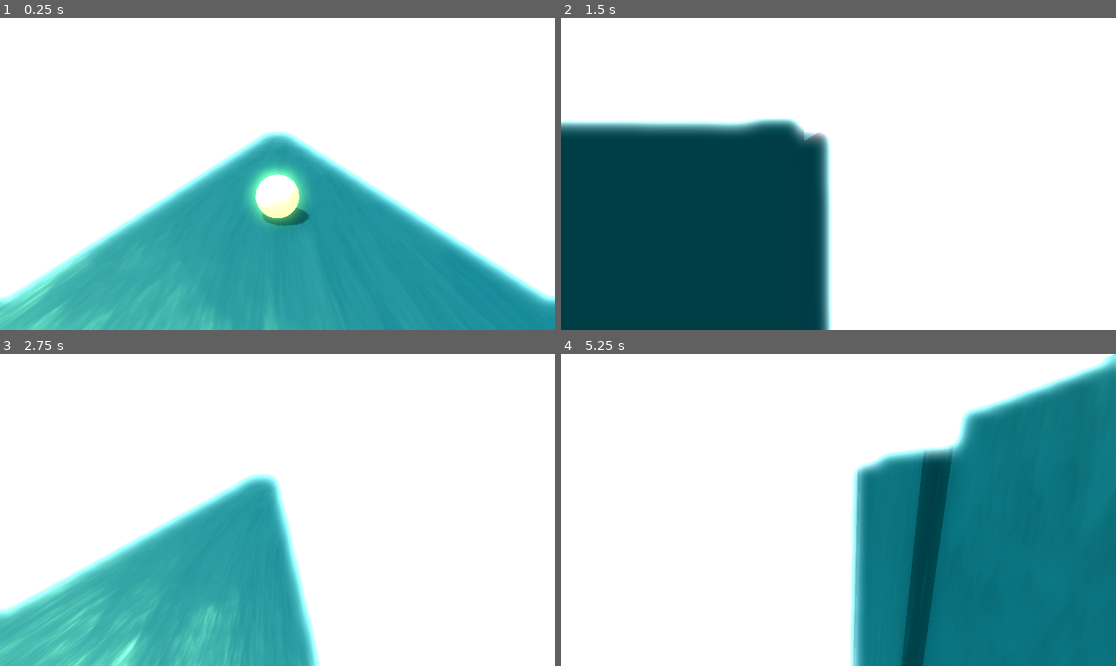
Above: before the commit, frames 1-4 (two rows, left to right).
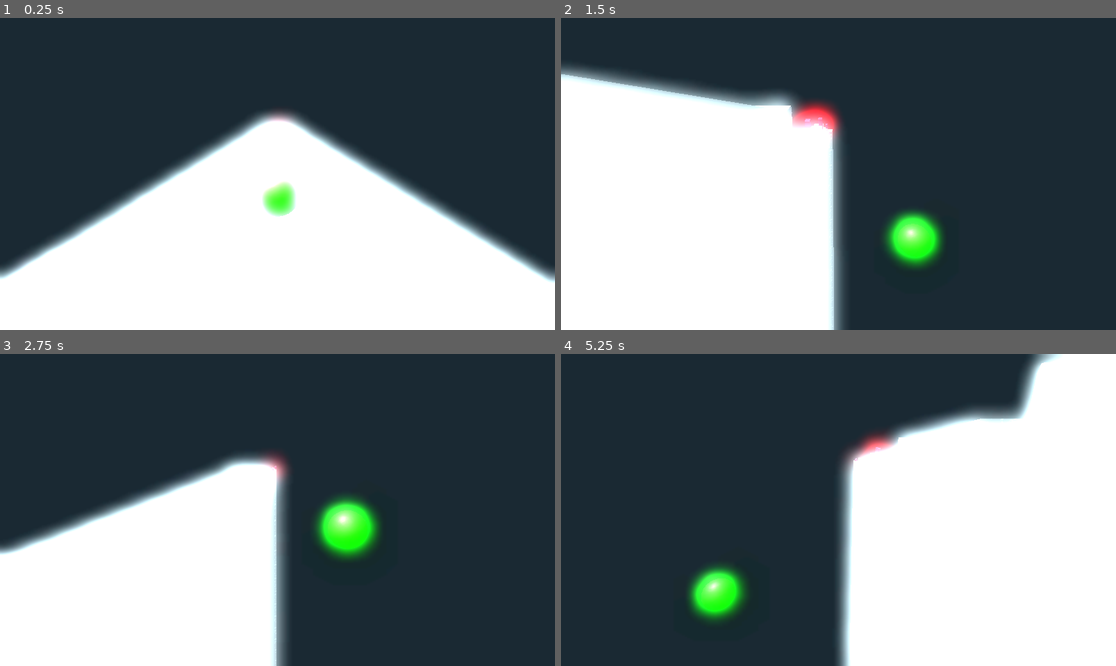
Above: after the commit, the same moments.

Repository: keatonfreed/GodotSlope
Game: Godot game, scene res://scenes/main.tscn
The game is run twice, just before and just after one commit, with the same random seed, the same clock (stepped at 60 frames per second) and the same inputs.
Inputs:
- Up to frame 1 (0.25 s): no input
- Up to frame 2 (1.5 s): hold D (RightMove) 0.53-1.28 s; hold Space (Jump) 0.53-1.28 s; hold S (DownMove, bound only after the commit) from 1.28 s (still down); tap R at 1.35 s
- Up to frame 3 (2.75 s): tap Space (Jump) at 1.52, 1.55, 1.82 s; release S (DownMove, bound only after the commit) at 2.03 s; hold D (RightMove) from 2.03 s (still down); hold Space (Jump) from 2.03 s (still down)
- Up to frame 4 (5.25 s): release Space (Jump) at 2.78 s; tap R at 2.85, 4.35 s; tap Space (Jump) at 3.02, 3.05, 3.32, 4.52, 4.55, 4.82 s; release D (RightMove) at 3.53 s; hold Space (Jump) 3.53-4.28 s; hold A (LeftMove) 3.53-5.03 s; hold S (DownMove, bound only after the commit) from 5.03 s (still down); hold Space (Jump) from 5.03 s (still down)

The runs differ from the first frame. In frame 1, 96% of the frame differs, in the area x 0-100%, y 0-100%; in frame 2, 96%; in frame 3, 95%; in frame 4, 98%.

Commit message:
crappy colors right now, playing with dark mode and brightness and stuff

Diff:
--- a/models/player.tres
+++ b/models/player.tres
@@ -1,6 +1,6 @@
 [gd_resource type="PrismMesh" load_steps=2 format=3 uid="uid://bg3jfryps3oek"]
 
-[ext_resource type="Material" uid="uid://dosc6jjayee8m" path="res://textures/new_standard_material_3d.tres" id="1_7x6xo"]
+[ext_resource type="Material" uid="uid://dosc6jjayee8m" path="res://textures/player.tres" id="1_7x6xo"]
 
 [resource]
 lightmap_size_hint = Vector2i(14, 21)
--- a/project.godot
+++ b/project.godot
@@ -45,6 +45,13 @@
 , Object(InputEventKey,"resource_local_to_scene":false,"resource_name":"","device":-1,"window_id":0,"alt_pressed":false …(183 unchanged characters)…
 ]
 }
+DownMove={
+"deadzone": 0.5,
+"events": [Object(InputEventKey,"resource_local_to_scene":false,"resource_name":"","device":-1,"window_id":0,"alt_pressed":false,"shift_pressed":false,"ctrl_pressed":false,"meta_pressed":false,"pressed":false,"keycode":0,"physical_keycode":83,"key_label":0,"unicode":115,"location":0,"echo":false,"script":null)
+, Object(InputEventKey,"resource_local_to_scene":false,"resource_name":"","device":-1,"window_id":0,"alt_pressed":false,"shift_pressed":false,"ctrl_pressed":false,"meta_pressed":false,"pressed":false,"keycode":0,"physical_keycode":4194322,"key_label":0,"unicode":0,"location":0,"echo":false,"script":null)
+, Object(InputEventKey,"resource_local_to_scene":false,"resource_name":"","device":-1,"window_id":0,"alt_pressed":false,"shift_pressed":false,"ctrl_pressed":false,"meta_pressed":false,"pressed":false,"keycode":0,"physical_keycode":4194325,"key_label":0,"unicode":0,"location":0,"echo":false,"script":null)
+]
+}
 
 [physics]
 
--- a/scenes/main.tscn
+++ b/scenes/main.tscn
@@ -10,18 +10,19 @@
 
 [sub_resource type="Environment" id="Environment_nl3g5"]
 background_mode = 1
-background_color = Color(0.4752, 0.53676, 0.54, 1)
+background_color = Color(0.00340092, 0.00476283, 0.00606321, 1)
 background_energy_multiplier = 1.8
 ambient_light_source = 2
-ambient_light_color = Color(0.54, 1, 0.586, 1)
+ambient_light_color = Color(1, 1, 1, 1)
 glow_enabled = true
+glow_intensity = 3.75
 glow_bloom = 1.0
 fog_mode = 1
 fog_light_color = Color(0.0435, 0.0455583, 0.05, 1)
 fog_light_energy = 16.0
 fog_density = 0.8
-volumetric_fog_enabled = true
 volumetric_fog_density = 0.02
+volumetric_fog_albedo = Color(0.642353, 0.827379, 1, 1)
 
 [sub_resource type="Resource" id="Resource_ehqe0"]
 script = ExtResource("3_g1uq4")
@@ -51,7 +52,6 @@
 
 [node name="DirectionalLight3D" type="DirectionalLight3D" parent="."]
 transform = Transform3D(0.5, -0.75, 0.433013, 0, 0.5, 0.866025, -0.866026, -0.433013, 0.25, 0, 5, 0)
-light_color = Color(0.7075, 1, 0.61, 1)
 light_energy = 1.5
 shadow_enabled = true
 shadow_blur = 1.989
--- a/scenes/player.tscn
+++ b/scenes/player.tscn
@@ -1,12 +1,12 @@
 [gd_scene load_steps=7 format=3 uid="uid://d1kvv48505hsb"]
 
 [ext_resource type="Script" path="res://scripts/player.gd" id="1_2mxt0"]
-[ext_resource type="Material" uid="uid://dosc6jjayee8m" path="res://textures/new_standard_material_3d.tres" id="2_xn5on"]
+[ext_resource type="Material" uid="uid://dosc6jjayee8m" path="res://textures/player.tres" id="2_xn5on"]
 [ext_resource type="PrismMesh" uid="uid://bg3jfryps3oek" path="res://models/player.tres" id="3_mjmpx"]
 
 [sub_resource type="PhysicsMaterial" id="PhysicsMaterial_2haeu"]
-friction = 0.3
-bounce = 0.15
+friction = 0.2
+bounce = 0.1
 
 [sub_resource type="SphereShape3D" id="SphereShape3D_1qq0k"]
 radius = 0.7
@@ -64,17 +64,16 @@
 [node name="Particles" type="GPUParticles3D" parent="."]
 emitting = false
 amount = 115
-lifetime = 3.0
+lifetime = 5.0
 one_shot = true
-speed_scale = 1.4
+speed_scale = 1.6
 explosiveness = 1.0
-trail_enabled = true
 trail_lifetime = 1.0
 process_material = SubResource("ParticleProcessMaterial_nsi6p")
 draw_pass_1 = ExtResource("3_mjmpx")
 
 [node name="DeathTimer" type="Timer" parent="."]
-wait_time = 1.5
+wait_time = 2.0
 one_shot = true
 
 [node name="Particles_old" type="CPUParticles3D" parent="."]
--- a/scenes/ramp.tscn
+++ b/scenes/ramp.tscn
@@ -1,26 +1,8 @@
-[gd_scene load_steps=9 format=3 uid="uid://d2wxvdtt5ekue"]
+[gd_scene load_steps=6 format=3 uid="uid://d2wxvdtt5ekue"]
 
 [ext_resource type="Script" path="res://scripts/ramp.gd" id="1_vxfkh"]
 [ext_resource type="PackedScene" uid="uid://daohb45xnnvsf" path="res://scenes/death_zone.tscn" id="1_y74ue"]
-
-[sub_resource type="Gradient" id="Gradient_c7f2a"]
-
-[sub_resource type="FastNoiseLite" id="FastNoiseLite_1od3w"]
-noise_type = 2
-
-[sub_resource type="NoiseTexture2D" id="NoiseTexture2D_oubgn"]
-in_3d_space = true
-seamless = true
-as_normal_map = true
-color_ramp = SubResource("Gradient_c7f2a")
-noise = SubResource("FastNoiseLite_1od3w")
-
-[sub_resource type="StandardMaterial3D" id="StandardMaterial3D_7a6v3"]
-albedo_color = Color(0.0799457, 0.163749, 0.325504, 1)
-metallic = 0.2
-roughness_texture = SubResource("NoiseTexture2D_oubgn")
-normal_enabled = true
-normal_texture = SubResource("NoiseTexture2D_oubgn")
+[ext_resource type="Material" uid="uid://8jkcngsq66dd" path="res://textures/ground.tres" id="3_lxjs8"]
 
 [sub_resource type="BoxShape3D" id="BoxShape3D_mb2s3"]
 size = Vector3(10, 501, 60)
@@ -36,19 +18,19 @@
 
 [node name="Ramp" type="Node3D" parent="."]
 
-[node name="Node3D3" type="StaticBody3D" parent="Ramp"]
+[node name="Floor" type="StaticBody3D" parent="Ramp"]
 transform = Transform3D(1, 0, 0, 0, 1, 0, 0, 0, 1, 0, -15.8616, -73.8183)
 
-[node name="CSGBox3D" type="CSGBox3D" parent="Ramp/Node3D3"]
+[node name="CSGBox3D" type="CSGBox3D" parent="Ramp/Floor"]
 transform = Transform3D(-1, 2.26267e-08, -8.44439e-08, 0, 0.965926, 0.258819, 8.74228e-08, 0.258819, -0.965926, 0, -231.204, 34.692)
 size = Vector3(10, 501, 60)
-material = SubResource("StandardMaterial3D_7a6v3")
+material = ExtResource("3_lxjs8")
 
-[node name="CollisionShape3D" type="CollisionShape3D" parent="Ramp/Node3D3"]
+[node name="CollisionShape3D" type="CollisionShape3D" parent="Ramp/Floor"]
 transform = Transform3D(-1, 2.26267e-08, -8.44439e-08, 0, 0.965926, 0.258819, 8.74228e-08, 0.258819, -0.965926, 0, -231.204, 34.692)
 shape = SubResource("BoxShape3D_mb2s3")
 
-[node name="GPUParticlesCollisionBox3D" type="GPUParticlesCollisionBox3D" parent="Ramp/Node3D3"]
+[node name="GPUParticlesCollisionBox3D" type="GPUParticlesCollisionBox3D" parent="Ramp/Floor"]
 transform = Transform3D(1, 0, 0, 0, 0.965926, -0.258819, 0, 0.258819, 0.965926, 0, -231.204, 34.692)
 size = Vector3(10, 501, 60)
 
@@ -58,7 +40,7 @@
 [node name="CSGBox3D" type="CSGBox3D" parent="Ramp/Node3D4"]
 transform = Transform3D(-1, -1.17591e-05, -8.67514e-08, -1.17326e-05, 0.998199, -0.0600012, 7.92149e-07, -0.0600012, -0.998199, -0.0049014, 7.54163, -55.4137)
 size = Vector3(10.1, 1.47531, 4.017)
-material = SubResource("StandardMaterial3D_7a6v3")
+material = ExtResource("3_lxjs8")
 
 [node name="CollisionShape3D" type="CollisionShape3D" parent="Ramp/Node3D4"]
 transform = Transform3D(-1, -1.17591e-05, -8.67514e-08, -1.17326e-05, 0.998199, -0.0600012, 7.92149e-07, -0.0600012, -0.998199, 1.48858e-05, 7.55496, -55.4109)
--- a/scenes/ramp_block.tscn
+++ b/scenes/ramp_block.tscn
@@ -1,26 +1,8 @@
-[gd_scene load_steps=14 format=3 uid="uid://biqifqlm50skc"]
+[gd_scene load_steps=11 format=3 uid="uid://biqifqlm50skc"]
 
 [ext_resource type="Script" path="res://scripts/ramp.gd" id="1_ovidh"]
 [ext_resource type="PackedScene" uid="uid://daohb45xnnvsf" path="res://scenes/death_zone.tscn" id="2_4f85i"]
-
-[sub_resource type="Gradient" id="Gradient_l4ork"]
-
-[sub_resource type="FastNoiseLite" id="FastNoiseLite_kok73"]
-noise_type = 2
-
-[sub_resource type="NoiseTexture2D" id="NoiseTexture2D_838ca"]
-in_3d_space = true
-seamless = true
-as_normal_map = true
-color_ramp = SubResource("Gradient_l4ork")
-noise = SubResource("FastNoiseLite_kok73")
-
-[sub_resource type="StandardMaterial3D" id="StandardMaterial3D_7a6v3"]
-albedo_color = Color(0.0736, 0.155733, 0.32, 1)
-metallic = 0.2
-roughness_texture = SubResource("NoiseTexture2D_838ca")
-normal_enabled = true
-normal_texture = SubResource("NoiseTexture2D_838ca")
+[ext_resource type="Material" uid="uid://8jkcngsq66dd" path="res://textures/ground.tres" id="3_sxrly"]
 
 [sub_resource type="BoxShape3D" id="BoxShape3D_mb2s3"]
 size = Vector3(6.26172, 501, 94.3745)
@@ -67,7 +49,7 @@
 [node name="CSGBox3D" type="CSGBox3D" parent="Ramp/Floor"]
 transform = Transform3D(1, 0, 0, 0, 0.965926, -0.258819, 0, 0.258819, 0.965926, 1.44748e-06, -235.641, 51.2493)
 size = Vector3(6.23145, 501, 94.2827)
-material = SubResource("StandardMaterial3D_7a6v3")
+material = ExtResource("3_sxrly")
 
 [node name="CollisionShape3D" type="CollisionShape3D" parent="Ramp/Floor"]
 transform = Transform3D(1, 0, 0, 0, 0.965926, -0.258819, 0, 0.258819, 0.965926, 1.45136e-06, -235.652, 51.2936)
@@ -83,7 +65,7 @@
 [node name="CSGBox3D" type="CSGBox3D" parent="Ramp/Ramp"]
 transform = Transform3D(-1, -1.17591e-05, -8.67514e-08, -1.17326e-05, 0.998199, -0.0600012, 7.92149e-07, -0.0600012, -0.998199, -0.0049014, -1.54034, -22.256)
 size = Vector3(6.2793, 1.47531, 4.017)
-material = SubResource("StandardMaterial3D_7a6v3")
+material = ExtResource("3_sxrly")
 
 [node name="CollisionShape3D" type="CollisionShape3D" parent="Ramp/Ramp"]
 transform = Transform3D(-1, -1.17591e-05, -8.67514e-08, -1.17326e-05, 0.998199, -0.0600012, 7.92149e-07, -0.0600012, -0.998199, 1.48858e-05, -1.52701, -22.2532)
--- a/scenes/ramp_jumps.tscn
+++ b/scenes/ramp_jumps.tscn
@@ -1,29 +1,14 @@
-[gd_scene load_steps=15 format=3 uid="uid://bnd8wifl6qr15"]
+[gd_scene load_steps=11 format=3 uid="uid://bnd8wifl6qr15"]
 
 [ext_resource type="Script" path="res://scripts/ramp.gd" id="1_w0v2y"]
 [ext_resource type="PackedScene" uid="uid://daohb45xnnvsf" path="res://scenes/death_zone.tscn" id="2_fkojr"]
-
-[sub_resource type="Gradient" id="Gradient_rmid2"]
-
-[sub_resource type="FastNoiseLite" id="FastNoiseLite_pm551"]
-noise_type = 2
-
-[sub_resource type="NoiseTexture2D" id="NoiseTexture2D_oubgn"]
-in_3d_space = true
-seamless = true
-as_normal_map = true
-color_ramp = SubResource("Gradient_rmid2")
-noise = SubResource("FastNoiseLite_pm551")
-
-[sub_resource type="StandardMaterial3D" id="StandardMaterial3D_jpd3m"]
-albedo_color = Color(0.0736, 0.155733, 0.32, 1)
-metallic = 0.2
-roughness_texture = SubResource("NoiseTexture2D_oubgn")
-normal_enabled = true
-normal_texture = SubResource("NoiseTexture2D_oubgn")
+[ext_resource type="Material" uid="uid://8jkcngsq66dd" path="res://textures/ground.tres" id="3_6o1o4"]
 
 [sub_resource type="BoxShape3D" id="BoxShape3D_tno5s"]
 size = Vector3(6.26172, 501, 94.3745)
+
+[sub_resource type="BoxShape3D" id="BoxShape3D_nckkp"]
+size = Vector3(6.4502, 1.44801, 4.01685)
 
 [sub_resource type="Gradient" id="Gradient_c7f2a"]
 
@@ -36,16 +21,6 @@
 as_normal_map = true
 color_ramp = SubResource("Gradient_c7f2a")
 noise = SubResource("FastNoiseLite_1od3w")
-
-[sub_resource type="StandardMaterial3D" id="StandardMaterial3D_7a6v3"]
-albedo_color = Color(0.0736, 0.155733, 0.32, 1)
-metallic = 0.2
-roughness_texture = SubResource("NoiseTexture2D_whsxy")
-normal_enabled = true
-normal_texture = SubResource("NoiseTexture2D_whsxy")
-
-[sub_resource type="BoxShape3D" id="BoxShape3D_nckkp"]
-size = Vector3(6.4502, 1.44801, 4.01685)
 
 [sub_resource type="StandardMaterial3D" id="StandardMaterial3D_ocq5y"]
 albedo_color = Color(0.307838, 0.0662721, 0.151384, 1)
@@ -74,7 +49,7 @@
 [node name="CSGBox3D" type="CSGBox3D" parent="Ramp/Floor"]
 transform = Transform3D(1, 0, 0, 0, 0.965926, -0.258819, 0, 0.258819, 0.965926, 1.44748e-06, -235.641, 51.2493)
 size = Vector3(6.23145, 501, 94.2827)
-material = SubResource("StandardMaterial3D_jpd3m")
+material = ExtResource("3_6o1o4")
 
 [node name="CollisionShape3D" type="CollisionShape3D" parent="Ramp/Floor"]
 transform = Transform3D(1, 0, 0, 0, 0.965926, -0.258819, 0, 0.258819, 0.965926, 1.45136e-06, -235.652, 51.2936)
@@ -90,7 +65,7 @@
 [node name="CSGBox3D" type="CSGBox3D" parent="Ramp/Ramp"]
 transform = Transform3D(-1, -1.17591e-05, -8.67514e-08, -1.17326e-05, 0.998199, -0.0600012, 7.92149e-07, -0.0600012, -0.998199, -0.0049014, -1.54034, -22.256)
 size = Vector3(6.2793, 1.47531, 4.017)
-material = SubResource("StandardMaterial3D_7a6v3")
+material = ExtResource("3_6o1o4")
 
 [node name="CollisionShape3D" type="CollisionShape3D" parent="Ramp/Ramp"]
 transform = Transform3D(-1, -1.17591e-05, -8.67514e-08, -1.17326e-05, 0.998199, -0.0600012, 7.92149e-07, -0.0600012, -0.998199, 1.48858e-05, -1.52701, -22.2532)
--- a/scenes/ramp_long.tscn
+++ b/scenes/ramp_long.tscn
@@ -1,48 +1,11 @@
-[gd_scene load_steps=13 format=3 uid="uid://b7xoi4nxruh4m"]
+[gd_scene load_steps=6 format=3 uid="uid://b7xoi4nxruh4m"]
 
 [ext_resource type="Script" path="res://scripts/ramp.gd" id="1_b8kkj"]
 [ext_resource type="PackedScene" uid="uid://daohb45xnnvsf" path="res://scenes/death_zone.tscn" id="2_lpxhh"]
-
-[sub_resource type="Gradient" id="Gradient_q0hgi"]
-
-[sub_resource type="FastNoiseLite" id="FastNoiseLite_xw1tt"]
-noise_type = 2
-
-[sub_resource type="NoiseTexture2D" id="NoiseTexture2D_f22n2"]
-in_3d_space = true
-seamless = true
-as_normal_map = true
-color_ramp = SubResource("Gradient_q0hgi")
-noise = SubResource("FastNoiseLite_xw1tt")
-
-[sub_resource type="StandardMaterial3D" id="StandardMaterial3D_peaxg"]
-albedo_color = Color(0.0736, 0.155733, 0.32, 1)
-metallic = 0.2
-roughness_texture = SubResource("NoiseTexture2D_f22n2")
-normal_enabled = true
-normal_texture = SubResource("NoiseTexture2D_f22n2")
+[ext_resource type="Material" uid="uid://8jkcngsq66dd" path="res://textures/ground.tres" id="3_rr7mu"]
 
 [sub_resource type="BoxShape3D" id="BoxShape3D_scl8f"]
 size = Vector3(6.26172, 501, 94.3745)
-
-[sub_resource type="Gradient" id="Gradient_c7f2a"]
-
-[sub_resource type="FastNoiseLite" id="FastNoiseLite_1od3w"]
-noise_type = 2
-
-[sub_resource type="NoiseTexture2D" id="NoiseTexture2D_oubgn"]
-in_3d_space = true
-seamless = true
-as_normal_map = true
-color_ramp = SubResource("Gradient_c7f2a")
-noise = SubResource("FastNoiseLite_1od3w")
-
-[sub_resource type="StandardMaterial3D" id="StandardMaterial3D_7a6v3"]
-albedo_color = Color(0.0799457, 0.163749, 0.325504, 1)
-metallic = 0.2
-roughness_texture = SubResource("NoiseTexture2D_oubgn")
-normal_enabled = true
-normal_texture = SubResource("NoiseTexture2D_oubgn")
 
 [sub_resource type="BoxShape3D" id="BoxShape3D_nckkp"]
 size = Vector3(6.25293, 1.44801, 4.01685)
@@ -61,7 +24,7 @@
 [node name="CSGBox3D" type="CSGBox3D" parent="Ramp/Floor"]
 transform = Transform3D(1, 0, 0, 0, 0.965926, -0.258819, 0, 0.258819, 0.965926, 1.44748e-06, -235.641, 51.2493)
 size = Vector3(6.23145, 501, 94.2827)
-material = SubResource("StandardMaterial3D_peaxg")
+material = ExtResource("3_rr7mu")
 
 [node name="CollisionShape3D" type="CollisionShape3D" parent="Ramp/Floor"]
 transform = Transform3D(1, 0, 0, 0, 0.965926, -0.258819, 0, 0.258819, 0.965926, 1.45136e-06, -235.652, 51.2936)
@@ -77,7 +40,7 @@
 [node name="CSGBox3D" type="CSGBox3D" parent="Ramp/Node3D4"]
 transform = Transform3D(-1, -1.17591e-05, -8.67514e-08, -1.17326e-05, 0.998199, -0.0600012, 7.92149e-07, -0.0600012, -0.998199, -0.0049014, -1.54034, -22.256)
 size = Vector3(6.2793, 1.47531, 4.017)
-material = SubResource("StandardMaterial3D_7a6v3")
+material = ExtResource("3_rr7mu")
 
 [node name="CollisionShape3D" type="CollisionShape3D" parent="Ramp/Node3D4"]
 transform = Transform3D(-1, -1.17591e-05, -8.67514e-08, -1.17326e-05, 0.998199, -0.0600012, 7.92149e-07, -0.0600012, -0.998199, 1.48858e-05, -1.52701, -22.2532)
--- a/scripts/player.gd
+++ b/scripts/player.gd
@@ -1,7 +1,8 @@
 extends RigidBody3D
 
-@export var rolling_force = 75
+@export var rolling_force = 80
 @export var jump_force = 1000
+@export var down_force = 1100
 
 # Called when the node enters the scene tree for the first time.
 func _ready() -> void:
@@ -16,37 +17,48 @@
 
 var deathAnimElapsed = 0.0
 
+var originalBounce = physics_material_override.bounce
+
 func _process(delta):
 	if(is_dead):
 		var min_angle = deg_to_rad(0.0)
-		var max_angle = deg_to_rad(13.0)
+		var max_angle = deg_to_rad(5.0)
 
 		$CameraRig.rotation.x = lerp_angle(min_angle, max_angle, deathAnimElapsed)
 		deathAnimElapsed += delta
 
+var used_down_force = false
 
 # Called every frame. 'delta' is the elapsed time since the previous frame.
 func _physics_process(delta: float) -> void:
 	$CameraRig.global_rotation = Vector3.ZERO
 	var last_cam_pos = $CameraRig.global_transform.origin
 	var ball_pos = global_transform.origin
-	var new_cam_pos = lerp(last_cam_pos,ball_pos,0.1)
+	var new_cam_pos = lerp(last_cam_pos,ball_pos,0.13)
 	if(is_dead):
-		new_cam_pos = lerp(last_cam_pos,ball_pos+Vector3(0,4,-2),0.03)
+		new_cam_pos = lerp(last_cam_pos,ball_pos+Vector3(0,12,-5),0.03)
 
 	$CameraRig.global_transform.origin = new_cam_pos
 
 	$FloorCheck.global_transform.origin = ball_pos
+
+	var is_on_floor = $FloorCheck.is_colliding()
 
 	if Input.is_action_pressed("LeftMove") and can_move:
 		apply_central_impulse(Vector3(rolling_force,0,0))
 	if Input.is_action_pressed("RightMove") and can_move:
 		apply_central_impulse(Vector3(-rolling_force,0,0))
 
-	var is_on_floor = $FloorCheck.is_colliding()
+	if Input.is_action_pressed("DownMove") and not Input.is_action_pressed("Jump") and can_move and not used_down_force and not is_on_floor:
+		apply_central_impulse(Vector3(0,-down_force,3))
+		physics_material_override.bounce = 0
+		used_down_force = true
+
 	if is_on_floor:
+		physics_material_override.bounce = originalBounce
+		used_down_force = false
 		can_move = true
-		apply_central_impulse(Vector3(0,-1,5))
+		apply_central_impulse(Vector3(0,-1,13))
 		var now_time = Time.get_ticks_msec()
 		if Input.is_action_pressed("Jump") and now_time - last_jumped > 100:
 			last_jumped = now_time
--- a/scripts/spawner.gd
+++ b/scripts/spawner.gd
@@ -1,6 +1,7 @@
 extends Node
 
 @export var ramp_defs: Array[RampDef] = []
+@export var bg_scenes: Array[PackedScene] = []
 @onready var player_node = $"../Player"
 
 # Called when the node enters the scene tree for the first time.
@@ -21,6 +22,9 @@
 			ramp_spawn_x = 0
 
 		var new_object = ramp_defs[rand_ramp_ind].ramp_scene.instantiate()
+
+		#var new_bg = bg_scenes[0].instantiate()
+
 		add_child(new_object)
 		#print("Made " + str(rand_ramp_ind) + " with " + str(ramp_defs[rand_ramp_ind]))
 		new_object.transform = Transform3D.IDENTITY
--- /dev/null
+++ b/textures/ground.tres
@@ -0,0 +1,36 @@
+[gd_resource type="StandardMaterial3D" load_steps=4 format=3 uid="uid://8jkcngsq66dd"]
+
+[sub_resource type="Gradient" id="Gradient_l4ork"]
+offsets = PackedFloat32Array(0.0246479, 0.542253, 1)
+colors = PackedColorArray(0, 0, 0, 1, 0.573944, 0.573944, 0.573944, 1, 1, 1, 1, 1)
+
+[sub_resource type="FastNoiseLite" id="FastNoiseLite_kok73"]
+noise_type = 2
+
+[sub_resource type="NoiseTexture2D" id="NoiseTexture2D_838ca"]
+in_3d_space = true
+seamless = true
+seamless_blend_skirt = 0.05
+as_normal_map = true
+bump_strength = 6.0
+color_ramp = SubResource("Gradient_l4ork")
+noise = SubResource("FastNoiseLite_kok73")
+
+[resource]
+albedo_color = Color(0.451096, 0.50807, 0.520247, 1)
+metallic = 0.7
+roughness_texture = SubResource("NoiseTexture2D_838ca")
+emission_enabled = true
+emission = Color(1, 1, 1, 1)
+emission_energy_multiplier = 0.1
+normal_enabled = true
+normal_scale = 2.5
+normal_texture = SubResource("NoiseTexture2D_838ca")
+ao_light_affect = 0.8
+heightmap_scale = 16.0
+heightmap_texture = SubResource("NoiseTexture2D_838ca")
+uv1_scale = Vector3(0.05, 0.05, 0.05)
+uv1_triplanar = true
+uv1_world_triplanar = true
+distance_fade_min_distance = 1000.0
+distance_fade_max_distance = 0.0
--- a/textures/new_standard_material_3d.tres
+++ b/textures/player.tres
@@ -13,12 +13,11 @@
 noise = SubResource("FastNoiseLite_5ufcl")
 
 [resource]
-albedo_color = Color(0.580302, 0.999906, 0.515242, 1)
-albedo_texture = SubResource("NoiseTexture2D_ah4bd")
-roughness_texture = SubResource("NoiseTexture2D_ah4bd")
+albedo_color = Color(0.0441666, 0.53, 0, 1)
+roughness = 0.49
 emission_enabled = true
-emission = Color(0.0903607, 0.14938, 0.0492896, 1)
-emission_energy_multiplier = 7.93
+emission = Color(0, 0.09, 0, 1)
 normal_enabled = true
+normal_scale = 0.3
 normal_texture = SubResource("NoiseTexture2D_ah4bd")
 backlight = Color(1, 1, 1, 1)
